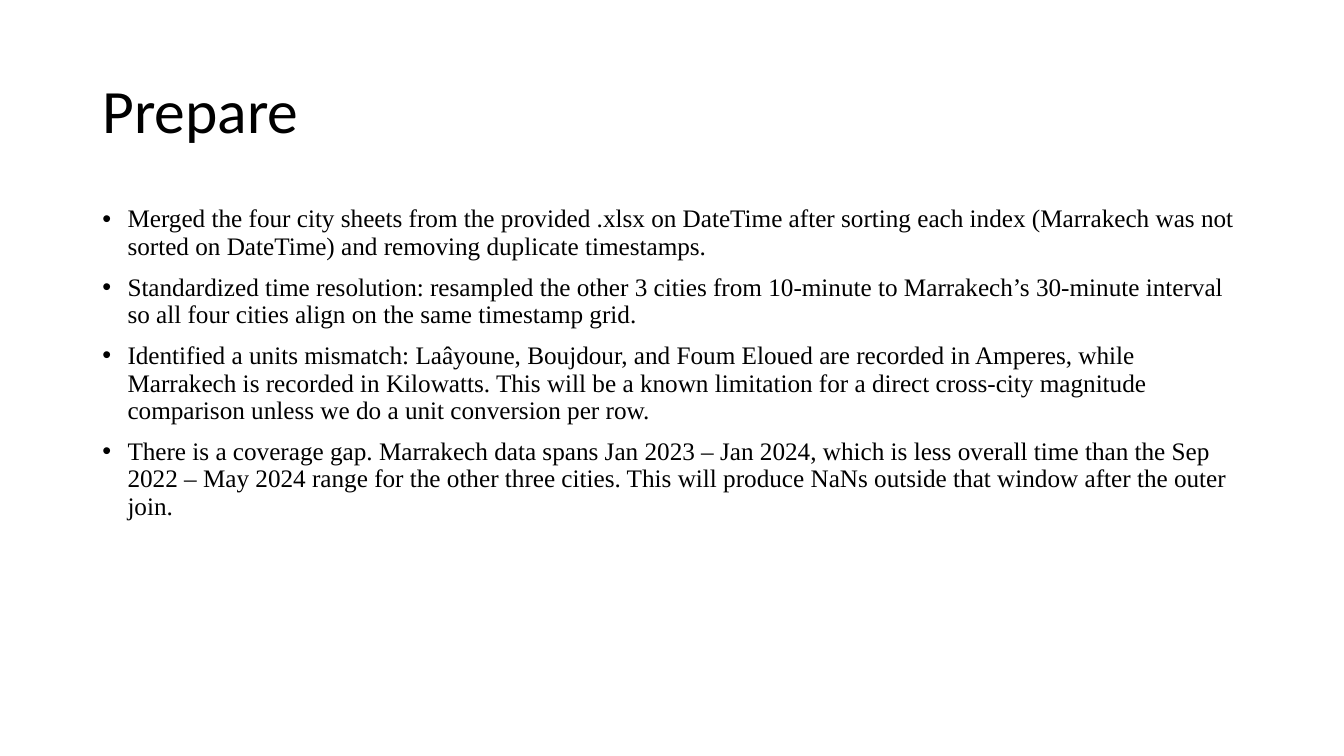
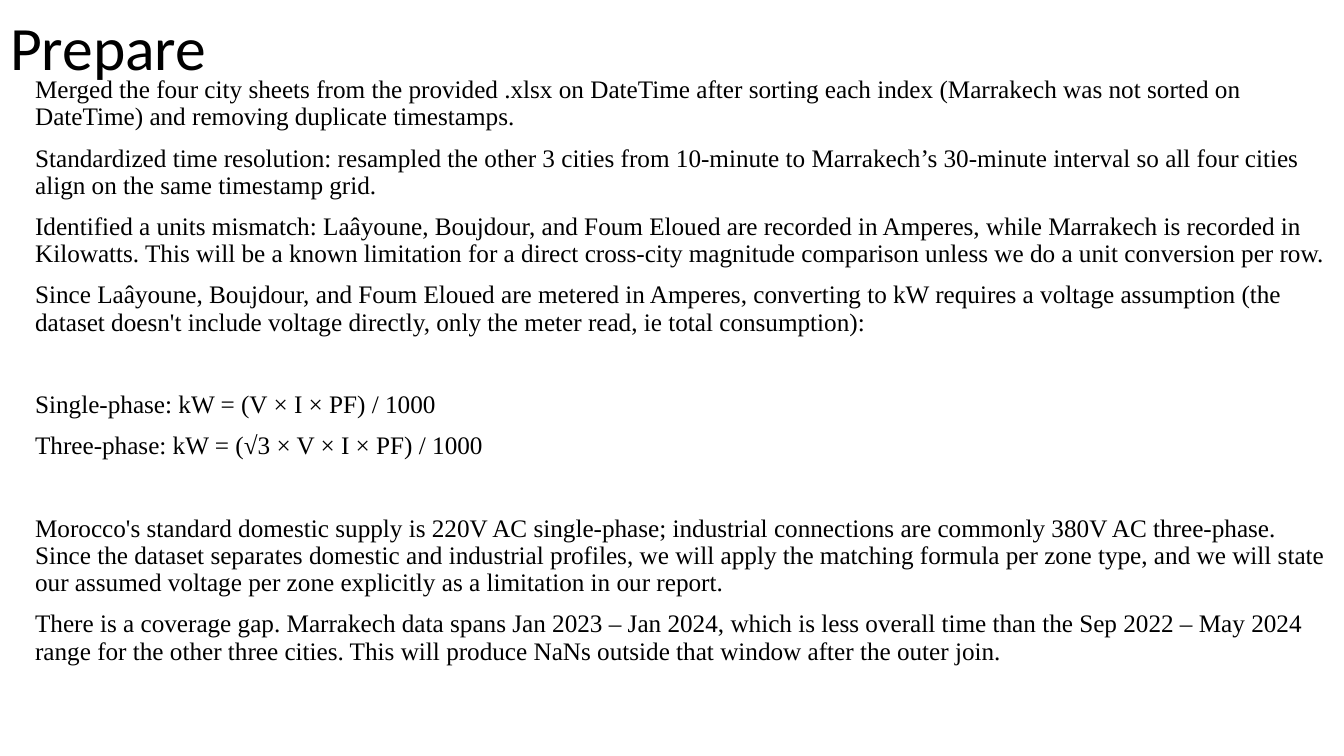
Before and after one commit to Foxman301/ANA500Project, a slide deck: slide 5 of ANA500_Micro-Project_JonathanEspedal.pptx. Drawn at 1344x756 pixels with LibreOffice and Linux fonts; fonts in the diff are those of the drawing. Boxes give left, top, right and bottom in pixels: in the first picture for what was removed or moved away, otherwise in the second. Text is boxed around its words. In the diff, an @@ line names an element or a change of style, - is before the commit and + after.

Commit message:
Week 2 Micro Proj
New push of code pdf, proper cleaned data set. Last one I did not retain DateTime as a row because index was set to false, and the powerpoint

```diff
--- a/ANA500_Micro-Project_JonathanEspedal.pptx
+++ b/ANA500_Micro-Project_JonathanEspedal.pptx
@@ title "Prepare" rewrapped from (x1=102, y1=93, x2=298, y2=143) to (x1=10, y1=30, x2=206, y2=85) @@
@@ text "Merged the four city sheets ..." moved from (x1=128, y1=209, x2=1233, y2=521) to (x1=35, y1=78, x2=1324, y2=666) @@
@@ text at (x1=35, y1=78, x2=1324, y2=666): bullet • to none @@
@@ text at (x1=35, y1=285, x2=1324, y2=597): paragraphs added @@
+Since Laâyoune, Boujdour, and Foum Eloued are metered in Amperes, converting to kW requires a voltage assumption (the dataset doesn't include voltage directly, only the meter read, ie total consumption):
+Single-phase: kW = (V × I × PF) / 1000
+Three-phase: kW = (√3 × V × I × PF) / 1000
+Morocco's standard domestic supply is 220V AC single-phase; industrial connections are commonly 380V AC three-phase. Since the dataset separates domestic and industrial profiles, we will apply the matching formula per zone type, and we will state our assumed voltage per zone explicitly as a limitation in our report.
```
Also in this commit, not shown: 5 other slides changed, 2 slides added, 2 slides removed, 2 other files.
